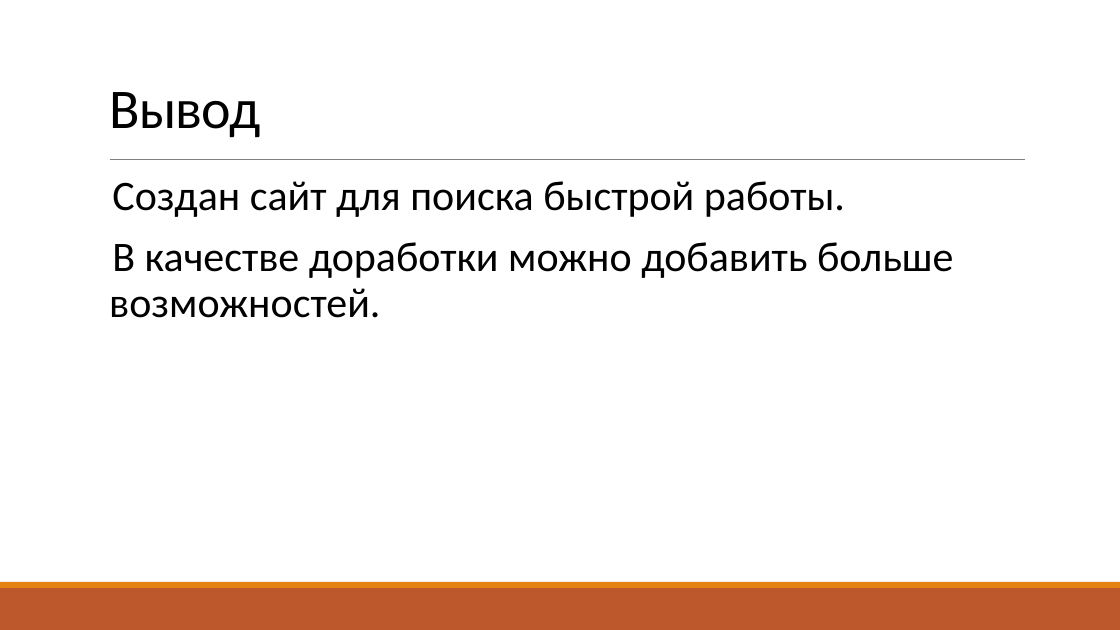
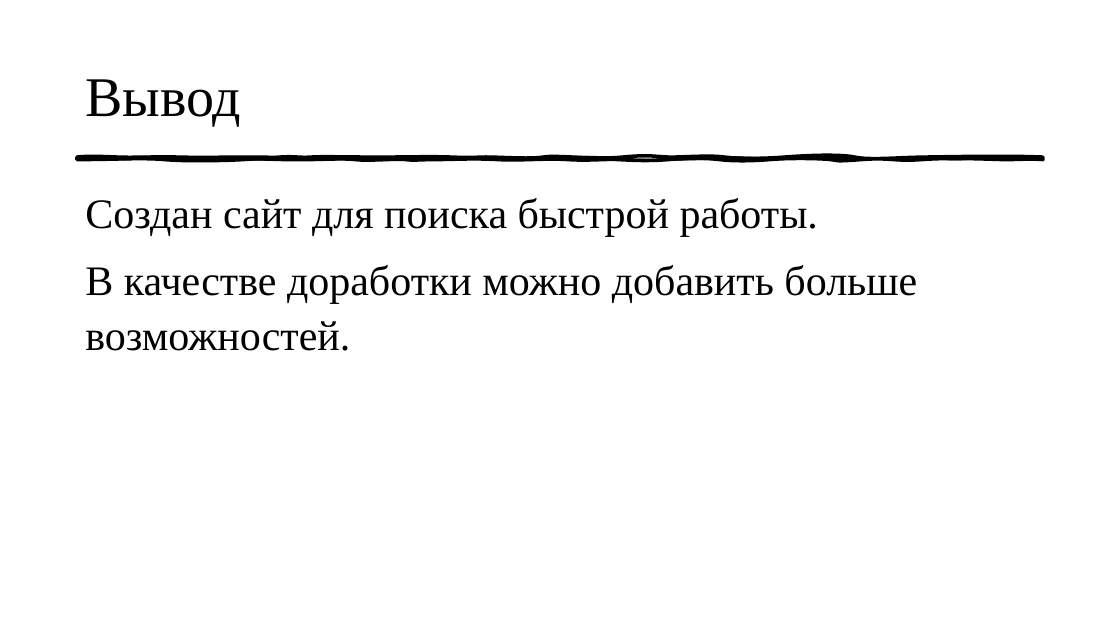
Before and after one commit to tsemkaloalena/web_project, a slide deck: slide 12 of Презентация.pptx (slide 11 before the commit). Drawn at 1120x630 pixels with LibreOffice and Linux fonts; fonts in the diff are those of the drawing. Boxes give left, top, right and bottom in pixels: in the first picture for what was removed or moved away, otherwise in the second. Text is boxed around its words. In the diff, an @@ line names an element or a change of style, - is before the commit and + after.

```diff
--- a/Презентация.pptx
+++ b/Презентация.pptx
@@ title "Вывод": place and size @@
-title "Вывод" at box(109, 92, 260, 138)
+title "Вывод" at box(85, 79, 241, 127)
@@ title "Вывод" at box(85, 79, 241, 127): font Calibri to Times New Roman, letter spacing -0.5 to 0 pt; line spacing 0.85 to 1; vertical alignment bottom to middle @@
@@ text "Создан сайт для поиска быстрой ...": place and size @@
-text "Создан сайт для поиска быстрой ..." at box(109, 181, 953, 318)
+text "Создан сайт для поиска быстрой ..." at box(85, 198, 917, 351)
@@ text "Создан сайт для поиска быстрой ..." at box(85, 198, 917, 351): font Calibri to Times New Roman; bullet   to none; line spacing 0.9 to 1.1; less space between paragraphs @@
@@ freeform shape added at box(77, 157, 1044, 160), fill #000000, outline #000000 3 pt @@
@@ line removed from (110, 160) to (1026, 160) @@
@@ rectangle removed at box(0, 588, 1120, 630) @@
@@ rectangle removed at box(0, 582, 1120, 588) @@
```
Also in this commit, not shown: 10 other slides changed, 2 slides added, 1 slide removed, 2 other files.
